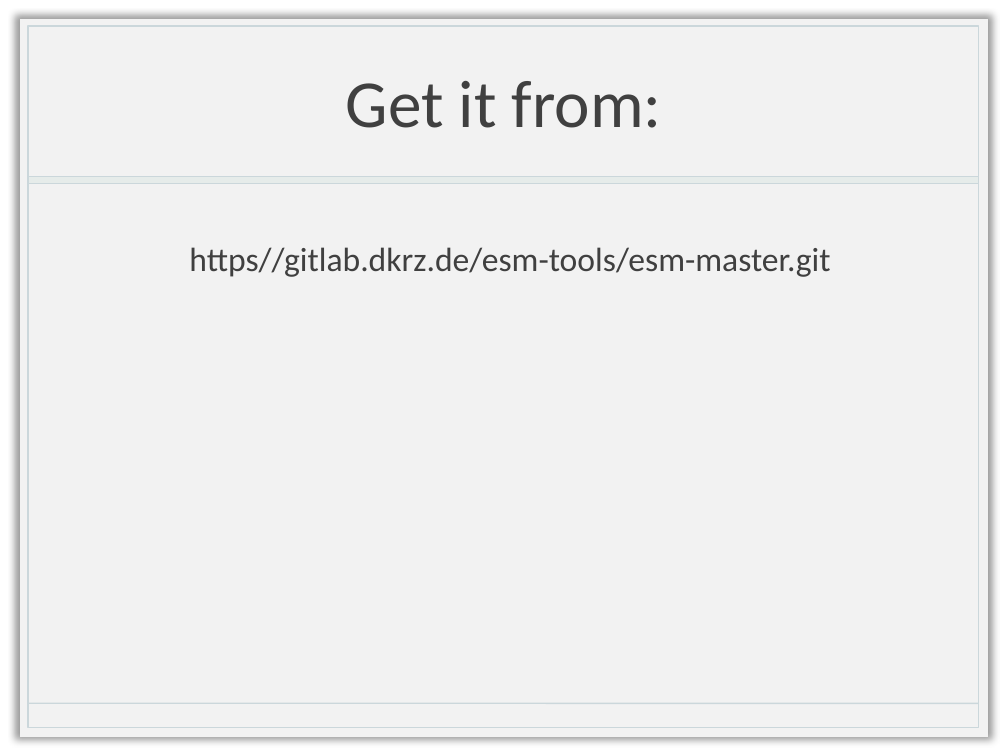
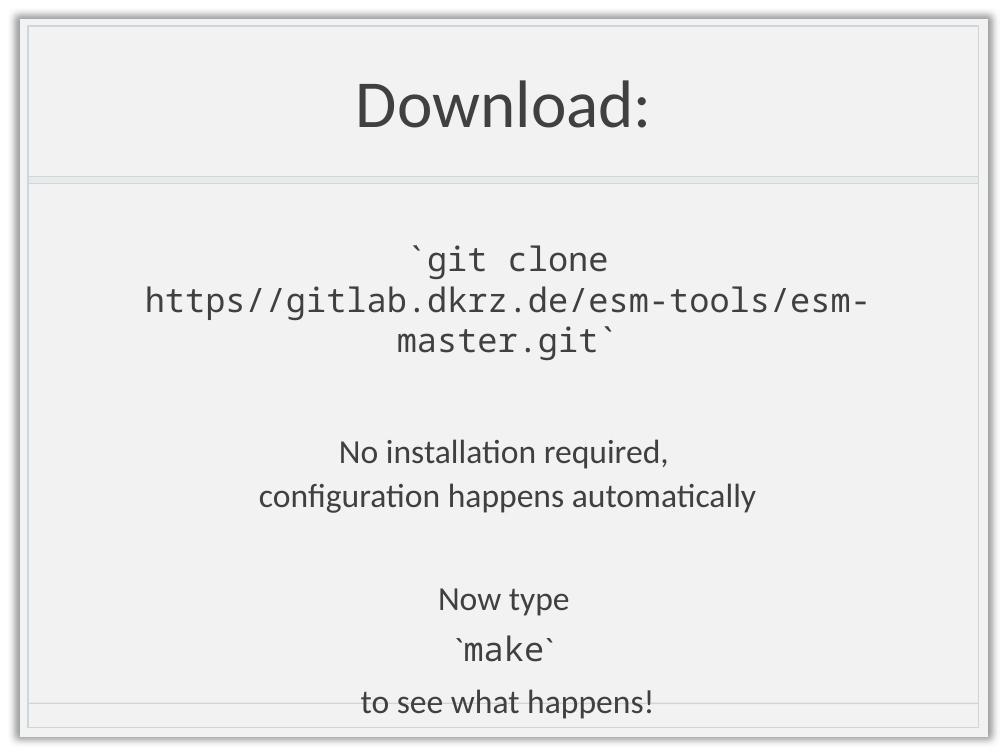
Before and after one commit to esm-tools/esm_workshop, a slide deck: slide 2 of esm-master.pptx. Drawn at 1008x756 pixels with LibreOffice and Linux fonts; fonts in the diff are those of the drawing; background and template pictures are left out. Boxes give left, top, right and bottom in pixels: in the first picture for what was removed or moved away, otherwise in the second. Text is boxed around its words. In the diff, an @@ line names an element or a change of style, - is before the commit and + after.

Commit message:
Added empty esm-master sides

```diff
--- a/esm-master.pptx
+++ b/esm-master.pptx
@@ title at box(356, 80, 652, 128): text changed @@
-Get it from:
+Download:
@@ text at box(145, 245, 871, 719): text changed @@
-https//gitlab.dkrz.de/esm-tools/esm-master.git
+`git clone https//gitlab.dkrz.de/esm-tools/esm-master.git`
+No installation required,
+configuration happens automatically
+Now type
+`make`
+to see what happens!
```
